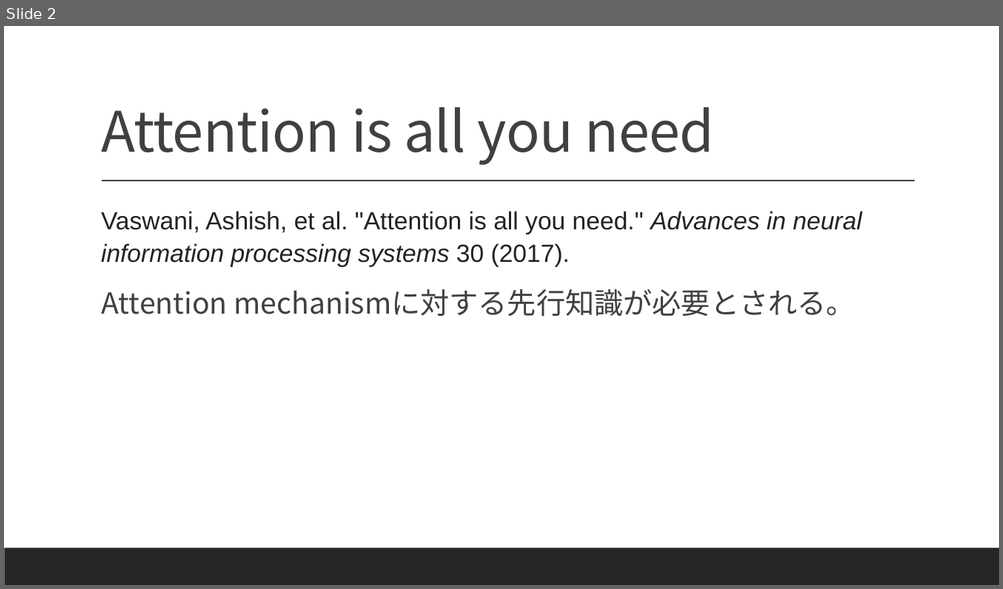
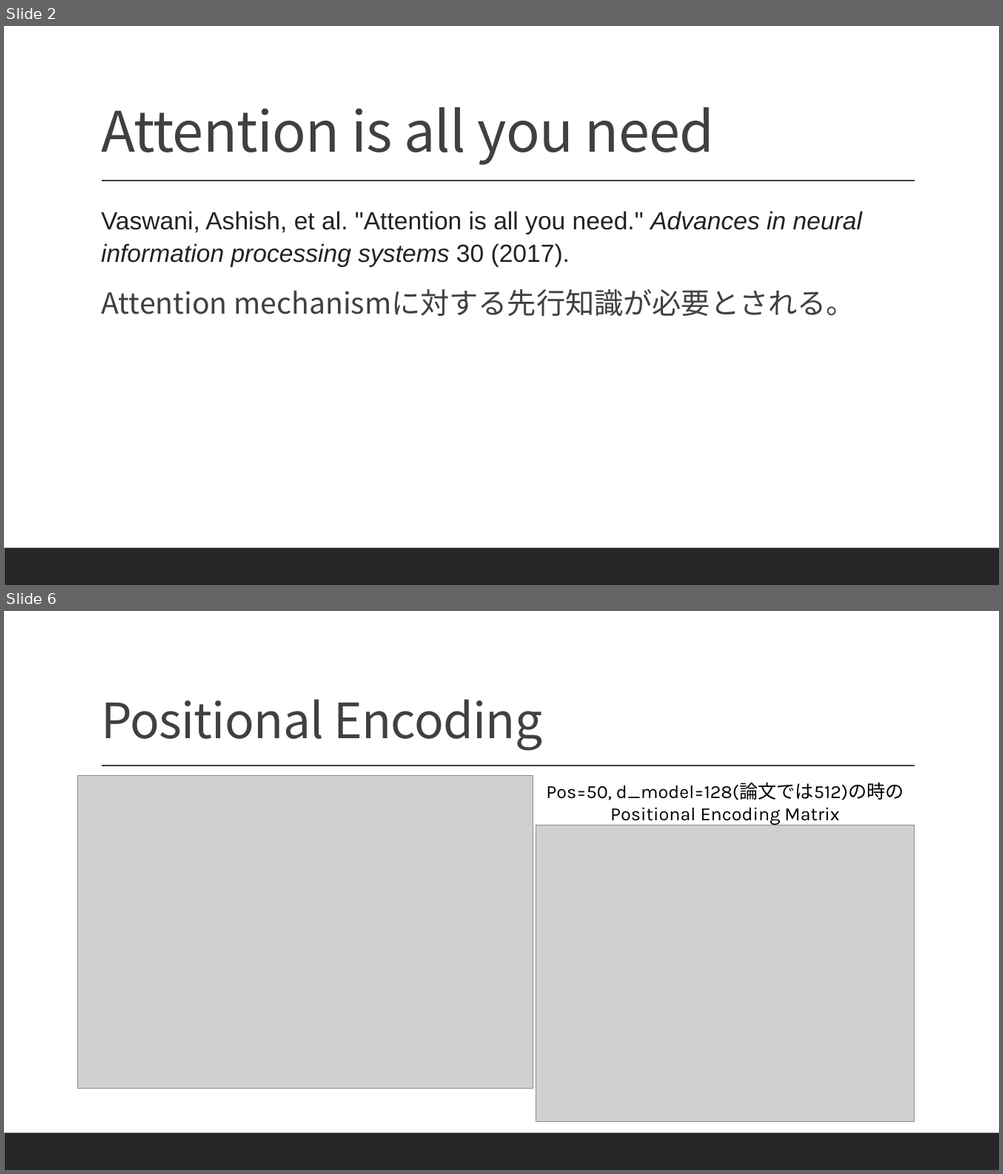
Before and after one commit to Sion1225/Study-Deeplearning-NLP, a slide deck: Presentation/ppt8 Transformer.pptx. Shown one above the other, each under a label of ours: slide 2 before the commit, slides 2 and 6 after it; the slides between them are not shown. The pictures are 1003x589 and 1003x1174 pixels, drawn with LibreOffice and Linux fonts; fonts in the diff are those of the drawing; grey boxes stand for pictures. Boxes give left, top, right and bottom in pixels: in the first picture for what was removed or moved away, otherwise in the second. Text is boxed around its words. In the diff, an @@ line names an element or a change of style, - is before the commit and + after.

```diff
--- a/Presentation/ppt8 Transformer.pptx
+++ b/Presentation/ppt8 Transformer.pptx
@@ slide 6 added at (4,611,999,1170), background #FFFFFF; not listed: 2 template elements that a slide beside it also shows @@
@@ title added at (101,699,542,750), 47 pt, text #404040 @@
+Positional Encoding
@@ picture added at (77,776,533,1088) @@
@@ text added at (546,782,904,825), 18 pt, text #000000 @@
+Pos=50, d_model=128(論文では512)の時の
+Positional Encoding Matrix
@@ picture added at (536,825,914,1122) @@
```
Also in this commit, not shown: 1 slide changed, 4 other slides added, 2 slides removed, 1 other file.
